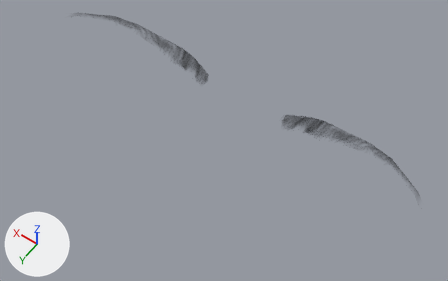
What one commit did to the glTF model assets/modular/eyebrows/eyebrow007_male.glb.
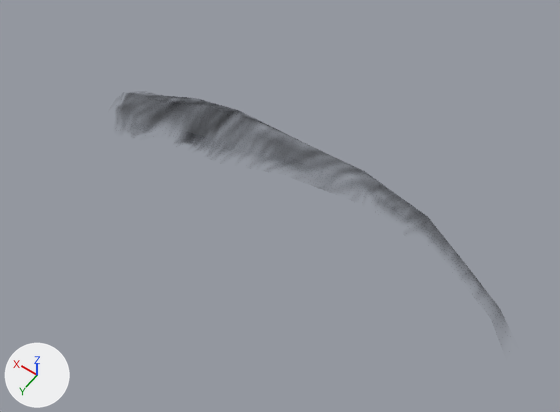
The first picture shows the older version from a 50 mm lens placed at (-0.0565, -0.0651, 1.8267), pointed at (-0.0034, -0.1394, 1.7098). The close-ups show the older and then the newer version on the part from 54% to 98% of the width and 29% to 81% of the height of that picture. Only the edits that show in the close-ups are written down. The axes (+X, +Y, +Z) are drawn at lower left. The lights are the same throughout.

Names of what the first close-up shows: 'Human.eyebrow007'.
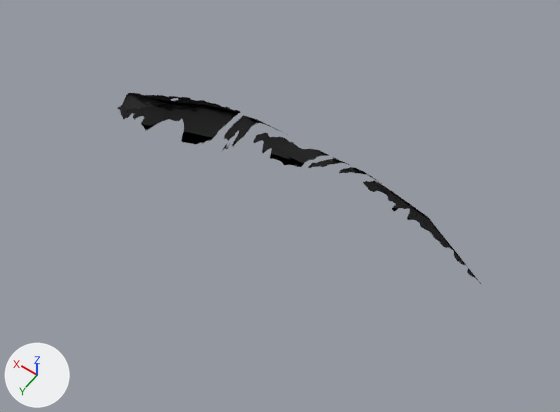
What differs and where, as boxes (x1, y1, x2, y2) in the close-ups (560 x 412 px):
```json
{"object": "Human.eyebrow007", "change": "surface changed", "before": [118, 93, 481, 284], "after": [118, 93, 481, 284]}
```

Edits to the scene script, one JSON object a line:
```json
{"op": "add", "block": "mat_human_eyebrow007", "code": "n5 = _N.new('ShaderNodeMath'); n5.name = 'Math'"}
{"op": "add", "block": "mat_human_eyebrow007", "code": "n5.operation = 'SUBTRACT'"}
{"op": "add", "block": "mat_human_eyebrow007", "code": "n5.inputs[0].default_value = 1.0  # 'Value'"}
{"op": "add", "block": "mat_human_eyebrow007", "code": "n6 = _N.new('ShaderNodeMath'); n6.name = 'Math.001'"}
{"op": "add", "block": "mat_human_eyebrow007", "code": "n6.operation = 'LESS_THAN'"}
{"block": "mat_human_eyebrow007", "where": "n2 = _N.new('ShaderNodeTexImage'); n2.name = 'Image Texture'"}
{"block": "mat_human_eyebrow007", "where": "n0 = _N.new('ShaderNodeBsdfPrincipled'); n0.name = 'Principled BSDF'"}
{"op": "remove", "block": "mat_human_eyebrow007", "code": "_L.new(n2.outputs[1], n0.inputs[4])  # 'Alpha' to 'Alpha'"}
{"op": "add", "block": "mat_human_eyebrow007", "code": "_L.new(n5.outputs[0], n0.inputs[4])  # 'Value' to 'Alpha'"}
{"op": "add", "block": "mat_human_eyebrow007", "code": "_L.new(n6.outputs[0], n5.inputs[1])  # 'Value' to 'Value'"}
{"op": "add", "block": "mat_human_eyebrow007", "code": "_L.new(n2.outputs[1], n6.inputs[0])  # 'Alpha' to 'Value'"}
```
